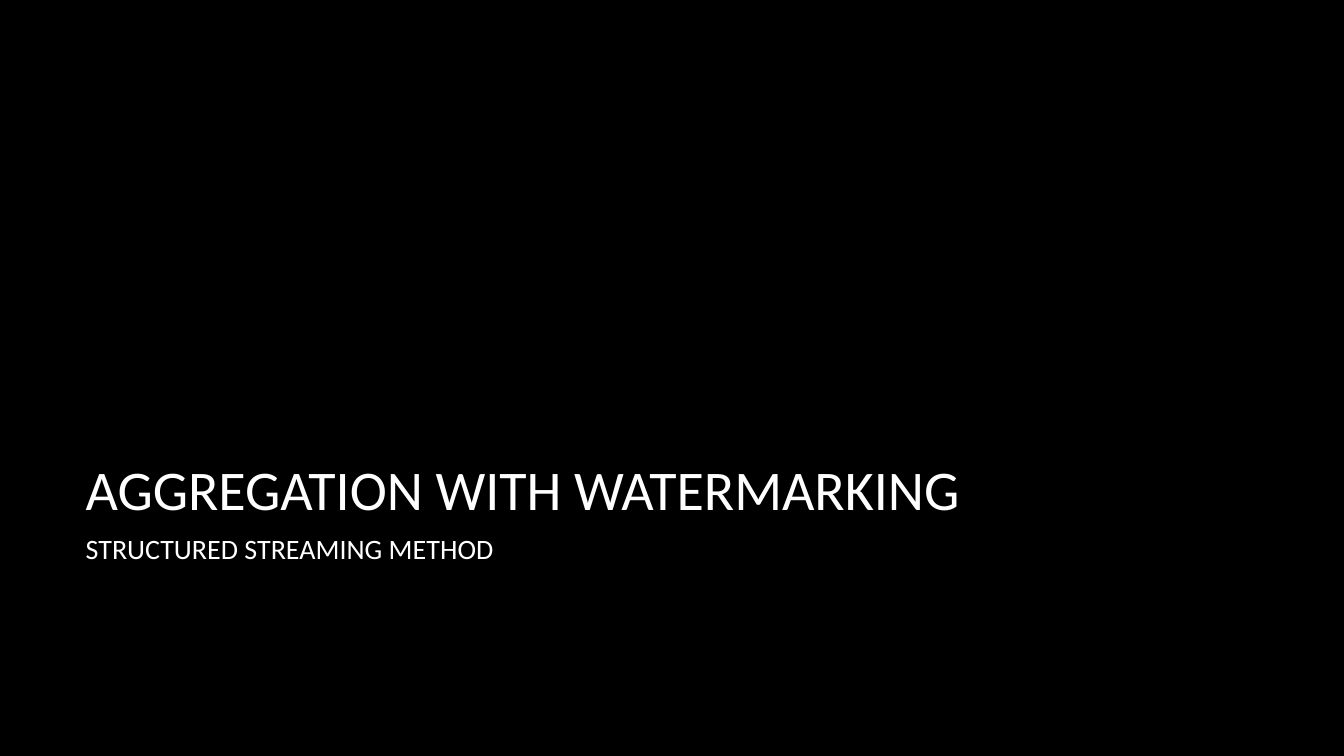
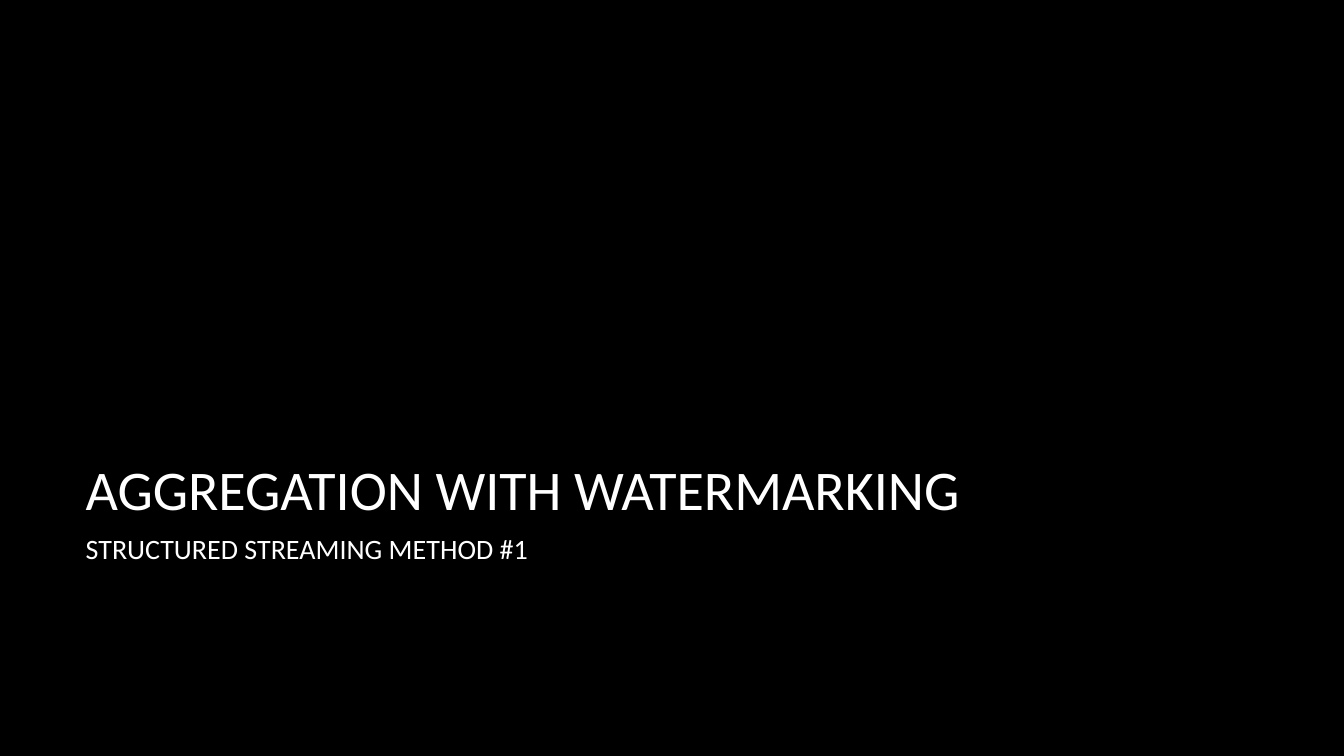
Before and after one commit to devpatrol1/powerpoint-automation-testing, a slide deck: slide 2 of TestProject2/test_ppt2_finalcopy.pptx. Drawn at 1344x756 pixels with LibreOffice and Linux fonts; fonts in the diff are those of the drawing; background and template pictures are left out. Boxes give left, top, right and bottom in pixels: in the first picture for what was removed or moved away, otherwise in the second. Text is boxed around its words. In the diff, an @@ line names an element or a change of style, - is before the commit and + after.

```diff
--- a/TestProject2/test_ppt2_finalcopy.pptx
+++ b/TestProject2/test_ppt2_finalcopy.pptx
@@ text at box(86, 540, 528, 560): text changed @@
-STRUCTURED STREAMING METHOD
+STRUCTURED STREAMING METHOD #1
```
Also in this commit, not shown: 2 other slides changed, 1 other file.
